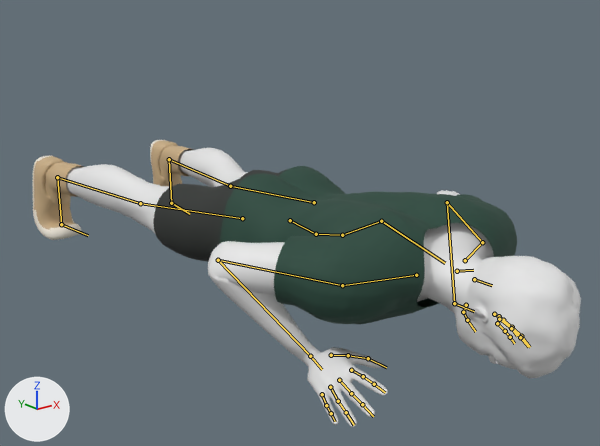
Renders of the glTF model lab/demo3d/assets/push-up-male.glb from each side of a commit.
One viewpoint serves both versions: a camera (50 mm lens) standing at (-1.201, -1.671, 0.807) and looking at (0.054, -0.102, 0.18). The axes (+X, +Y, +Z) are drawn at lower left. The lights are the same throughout. The picture after the commit comes second. Both versions are drawn at frame 101 of the action 'push-up'; the numbers are the values there. The bones that bend it are drawn over the model as lines.

Names of what the first picture shows: 'Human', 'Humanshort02', 'sb-shorts', 'sb-tee', 'shoes05', 'shoes05_1'.
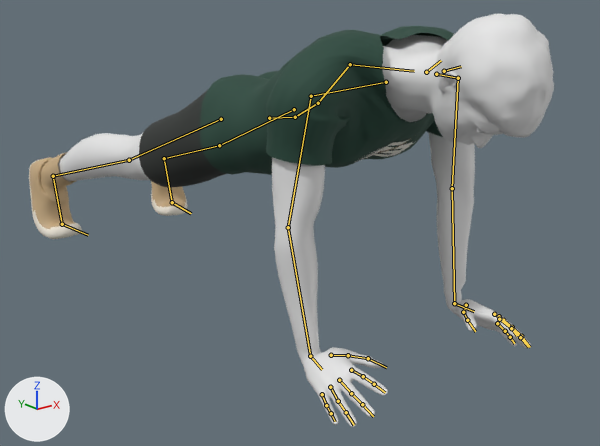
Boxes [x1, y1, x2, y2] around the edits, measured in the pictures (600 x 446 px):
'sb-tee', posed: before [220, 166, 517, 324]; after [200, 26, 455, 175]
'Human', posed: before [66, 148, 511, 427]; after [58, 35, 531, 427]
'Humanshort02', posed: before [465, 256, 581, 378]; after [434, 14, 554, 138]
'sb-shorts', posed: before [153, 169, 287, 262]; after [139, 91, 227, 187]
'shoes05', posed: before [34, 140, 194, 230]; after [30, 152, 186, 229]
'shoes05_1', posed: before [33, 140, 166, 240]; after [29, 160, 188, 239]
'sb-logo', posed (not visible before): after [355, 139, 413, 162]
'Humaneyebrow001', posed (not visible before): after [473, 121, 494, 135]
'Humaneyelashes01', posed (not visible before): after [475, 128, 487, 134]
bone 'mixamorigHips', root to tip: before (290, 220) to (316, 234); after (269, 118) to (295, 117)
bone 'mixamorigLeftToeBase', root to tip: before (171, 203) to (190, 214); after (172, 202) to (191, 213)
bone 'mixamorigRightToeBase', root to tip: before (61, 224) to (88, 235); after (62, 224) to (88, 235)
bone 'mixamorigLeftArm', root to tip: before (482, 242) to (447, 202); after (458, 78) to (452, 188)
bone 'mixamorigLeftForeArm', root to tip: before (447, 202) to (454, 303); after (452, 188) to (454, 303)
bone 'mixamorigRightArm', root to tip: before (342, 285) to (218, 260); after (311, 96) to (288, 227)
bone 'mixamorigRightForeArm', root to tip: before (218, 260) to (310, 356); after (288, 227) to (310, 356)

The change in detail:
Bone 'mixamorigHips' (bone_mixamorighips) moves from (0.024, -0.783, 0.239) to (0.017, -0.557, 0.124).
Bone 'mixamorigHips' (bone_mixamorighips) turns from (87, 3, 0) to (72, 2, -1) degrees about its own x, y and z.
Bone 'mixamorigLeftToeBase' (bone_mixamoriglefttoebase) turns from (-90, 0, 4) to (-74, 0, 4) degrees about its own x, y and z.
Bone 'mixamorigRightToeBase' (bone_mixamorigrighttoebase) turns from (88, 10, -6) to (74, 7, -6) degrees about its own x, y and z.
Bone 'mixamorigLeftArm' (bone_mixamorigleftarm) turns from (2, 12, -11) to (56, -13, 32) degrees about its own x, y and z.
Bone 'mixamorigLeftForeArm' (bone_mixamorigleftforearm) turns from (84, -48, 10) to (-19, -39, -10) degrees about its own x, y and z.
Bone 'mixamorigLeftHand' (bone_mixamoriglefthand) turns from (43, 54, 100) to (32, 19, 89) degrees about its own x, y and z.
Bone 'mixamorigRightArm' (bone_mixamorigrightarm) turns from (2, -11, 11) to (55, 13, -32) degrees about its own x, y and z.
Bone 'mixamorigRightForeArm' (bone_mixamorigrightforearm) turns from (84, 48, -10) to (-19, 39, 10) degrees about its own x, y and z.
Bone 'mixamorigRightHand' (bone_mixamorigrighthand) turns from (53, -46, -99) to (45, -12, -83) degrees about its own x, y and z.
